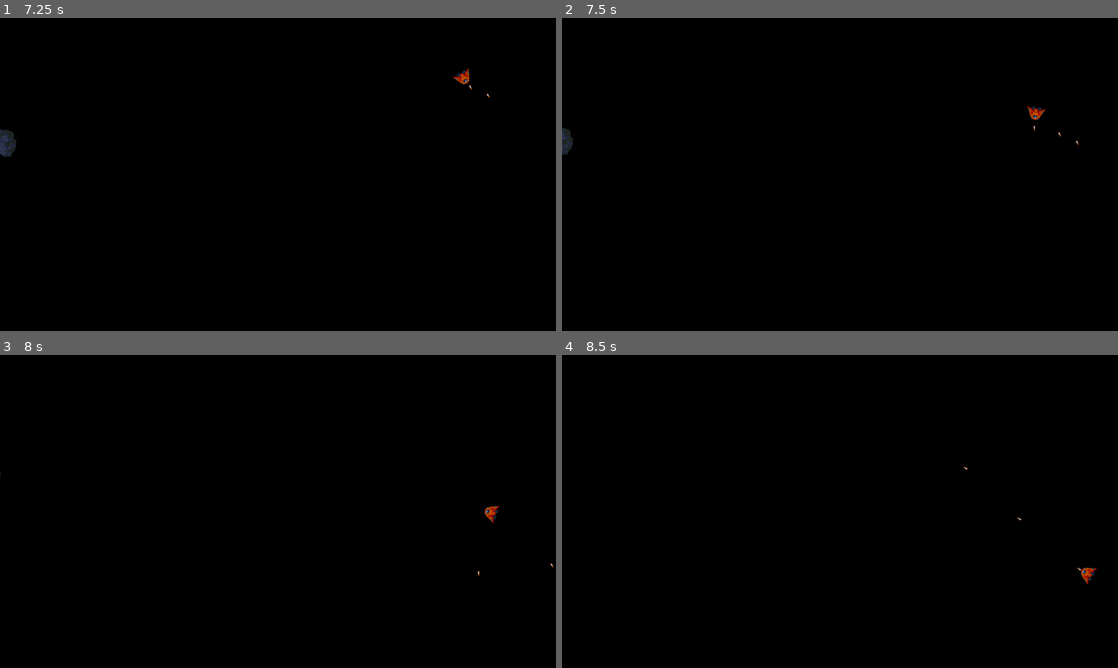
Above: before the commit, frames 1-4 (two rows, left to right).
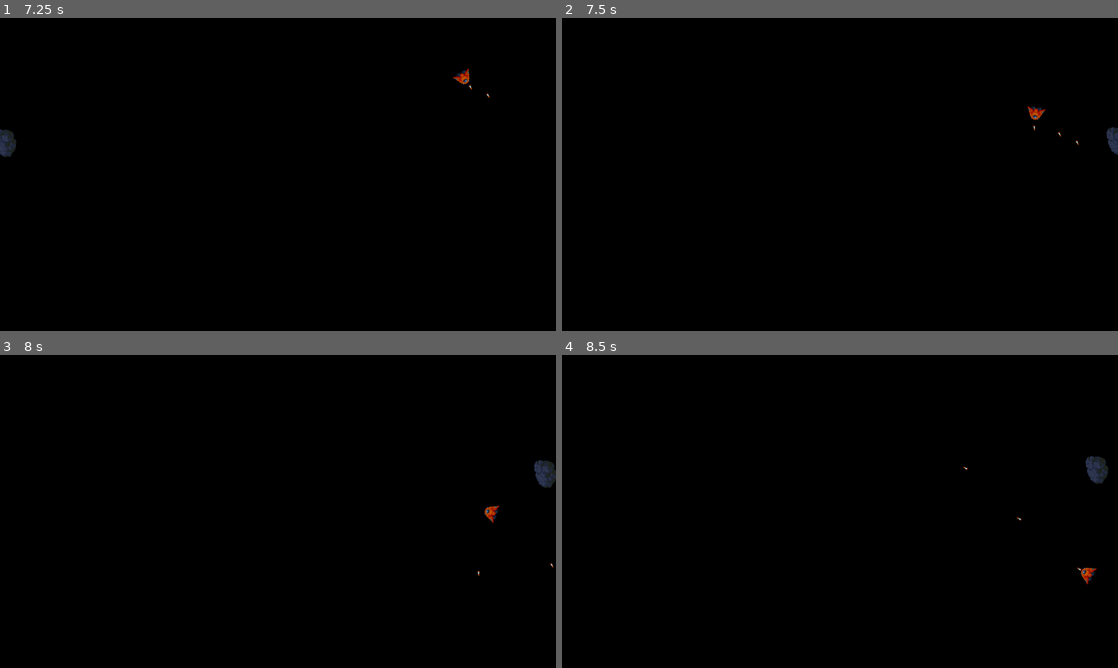
Above: after the commit, the same moments.

Repository: motsu7/asteroids
Game: Godot game, scene res://Scenes/game.tscn
Two runs of this game, one before a commit and one after it. Both use one fixed random seed, a clock stepped at 60 frames per second and the inputs below.
Inputs:
- Up to frame 1 (7.25 s): hold D (rotate_right) 0.53-1.28 s; hold Space (shoot) 0.53-1.28 s; hold S (move_backward) 1.28-2.03 s; tap Space (shoot) every 1.5 s from 1.35 to 5.85 s; hold D (rotate_right) 2.03-2.78 s; hold Space (shoot) 2.03-2.78 s; hold W (move_forward) 2.78-3.53 s; hold Space (shoot) 3.53-4.28 s; hold A (rotate_left) 3.53-5.03 s; hold S (move_backward) 5.03-5.78 s; hold Space (shoot) 5.03-5.78 s; hold D (rotate_right) 5.78-6.53 s; hold W (move_forward) from 6.53 s (still down); hold Space (shoot) from 6.53 s (still down)
- Up to frame 2 (7.5 s): release W (move_forward) at 7.28 s; release Space (shoot) at 7.28 s; hold D (rotate_right) from 7.28 s (still down); tap Space (shoot) at 7.35 s
- Up to frame 3 (8 s): keep holding D (rotate_right)
- Up to frame 4 (8.5 s): release D (rotate_right) at 8.03 s; hold S (move_backward) from 8.03 s (still down); hold Space (shoot) from 8.03 s (still down)

Frame 1 is identical in both runs. In frame 2, 0.3% of the frame differs, in the area x 0-100%, y 34-44%; in frame 3, 0.3%; in frame 4, 0.3%, in the area x 94-99%, y 32-42%.
Error before the commit: Invalid access to property or key 'animation' on a base object of type 'Sprite2D'. (res://Scripts/asteroid.gd:23)

Commit message:
fixed warnings and an error when running

Diff:
--- a/Scenes/game.tscn
+++ b/Scenes/game.tscn
@@ -14,5 +14,3 @@
 
 [node name="Asteroid" parent="." instance=ExtResource("3_df4br")]
 position = Vector2(359, 424)
-
-[connection signal="laser_shot" from="Player" to="." method="_on_player_laser_shot"]
--- a/Scripts/asteroid.gd
+++ b/Scripts/asteroid.gd
@@ -20,26 +20,24 @@
 	match size:
 		AsteroidSize.LARGE:
 			speed = randf_range(50, 100)
-			sprite.animation.frame = 0
+			sprite.frame = 0
 			cshape.shape = preload("res://Resources/asteroid_cshape_large.tres")
 		AsteroidSize.MEDIUM:
 			speed = randf_range(100, 150)
-			sprite.animation.frame = 1
+			sprite.frame = 1
 			cshape.shape = preload("res://Resources/asteroid_cshape_medium.tres")
 		AsteroidSize.SMALL:
 			speed = randf_range(150, 200)
-			sprite.animation.frame = 2
+			sprite.frame = 2
 			cshape.shape = preload("res://Resources/asteroid_cshape_small.tres")
 		AsteroidSize.TINY:
 			speed = randf_range(200, 250)
-			sprite.animation.frame = 3
+			sprite.frame = 3
 			cshape.shape = preload("res://Resources/asteroid_cshape_tiny.tres")
 
 func _physics_process(delta):
 	global_position += movement_vector.rotated(rotation) * speed * delta
 
-	var shape_size = sprite.height
-	print (sprite.height)
 	var screen_size := get_viewport_rect().size
 	if global_position.y < 0:
 		global_position.y = screen_size.y
--- a/Scripts/game.gd
+++ b/Scripts/game.gd
@@ -6,7 +6,7 @@
 func _ready():
 	player.connect("laser_shot", _on_player_laser_shot)
 
-func _process(delta):
+func _process(_delta):
 	if Input.is_action_just_pressed("restart"):
 		restart_game()
 
--- a/Scripts/player.gd
+++ b/Scripts/player.gd
@@ -13,7 +13,7 @@
 
 var shoot_cooldown = false
 
-func _process(delta):
+func _process(_delta):
 	if Input.is_action_pressed("shoot"):
 		if !shoot_cooldown:
 			shoot_cooldown = true
